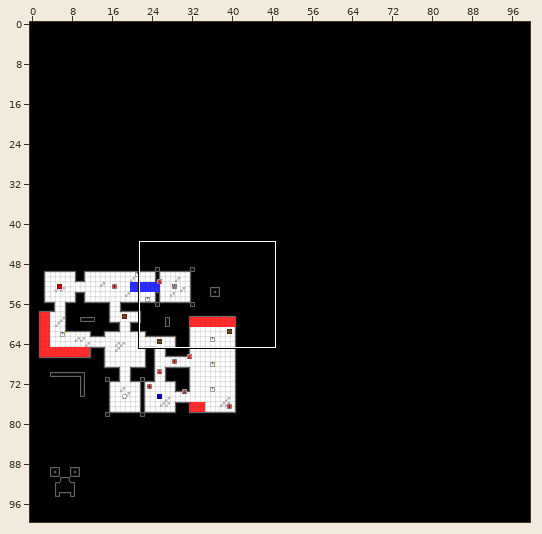
An edit to a level. Tiled map, Maps/Level-1.tmx. The picture above shows the old version from afar; the outline marks the close-up.
Close-up. First the earlier version:
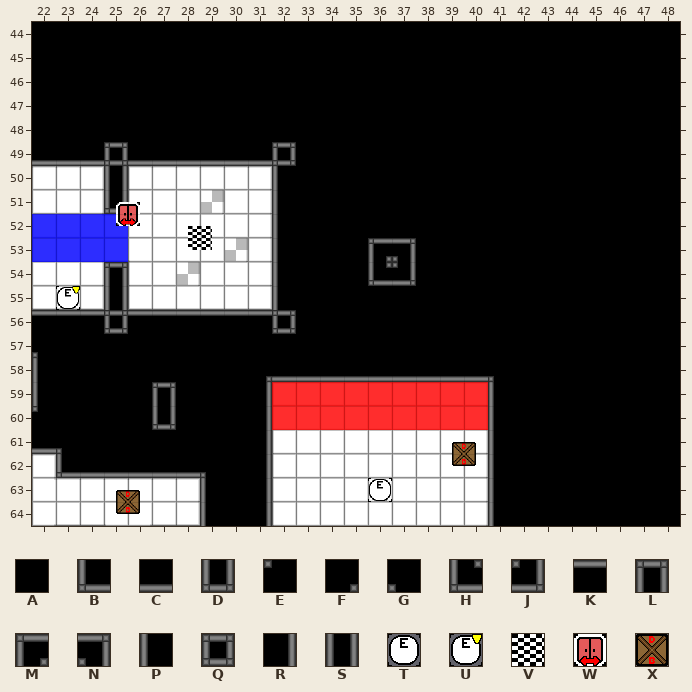
Cells are 32x32 px. Shown: x 22..48, y 44..64. The commit also changed other parts of the map, which this record leaves out.
Key: from "TIleMap": A 1, B 6, C 7, D 9, E 11, F 13, G 14, H 19, J 20, K 22, L 24, M 25, N 26, P 28, Q 29, R 30, S 31, T 181, U 197, V 236, W 240, X 255.
_ is an empty cell, # one hidden under a higher layer.
Objects are placed by their top-left corner, in cells (3,4 is the top-left corner of cell 3,4); size is 1x1 cell unless given.
Layers that did not change in this view are not listed.
Layer "Collisions" before, first column x 22:
44 AAAAAAAAAAAAAAAAAAAAAAAAAAA
45 AAAAAAAAAAAAAAAAAAAAAAAAAAA
46 AAAAAAAAAAAAAAAAAAAAAAAAAAA
47 AAAAAAAAAAAAAAAAAAAAAAAAAAA
48 AAAAAAAAAAAAAAAAAAAAAAAAAAA
49 ###########AAAAAAAAAAAAAAAA
50 ###########AAAAAAAAAAAAAAAA
51 ###########AAAAAAAAAAAAAAAA
52 ###########AAAAAAAAAAAAAAAA
53 ###########AAA##AAAAAAAAAAA
54 ###########AAA##AAAAAAAAAAA
55 ###########AAAAAAAAAAAAAAAA
56 ###########AAAAAAAAAAAAAAAA
57 #AAAAAAAAAAAAAAAAAAAAAAAAAA
58 #AAAAAAAA###########AAAAAAA
59 #AAAA#AAA###########AAAAAAA
60 #AAAA#AAA###########AAAAAAA
61 ##AAAAAAA###########AAAAAAA
62 ########A###########AAAAAAA
63 ########A###########AAAAAAA
64 ########A###########AAAAAAA
Layer "Tiles-2" before, first column x 22:
44 ___________________________
45 ___________________________
46 ___________________________
47 ___________________________
48 ___________________________
49 CCCQCCCCCCQ________________
50 ___S______P________________
51 ___D______P________________
52 __________P________________
53 __________P___MN___________
54 ___L______P___HJ___________
55 ___S______P________________
56 KKKQKKKKKKQ________________
57 G__________________________
58 P________FCCCCCCCCCG_______
59 P____L___R_________P_______
60 E____D___R_________P_______
61 CG_______R_________P_______
62 _BCCCCCG_R_________P_______
63 _______P_R_________P_______
64 _______P_R_________P_______
Objects on layer "Objects" before:
W at 25.5,51.5
V at 28.5,52.5
U at 23,55
X at 39.5,61.5
T at 36,63
X at 25.5,63.5
The result:
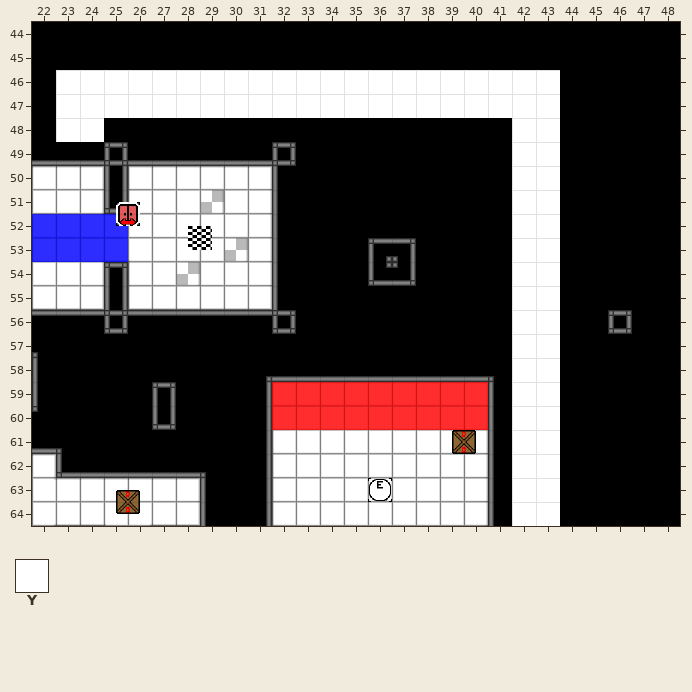
Further tiles: from "TIleMap": Y 0.
What changed:
Layer "Collisions":
y 46..47: x 23..43 AAAAAAAAAAAAAAAAAAAAA -> YYYYYYYYYYYYYYYYYYYYY
y 48: x 23..24 AA -> YY; x 42..43 AA -> YY
y 49..64: x 42..43 AA -> YY
Layer "Tiles-2":
y 56: x 46 _ -> Q
Layer "Objects":
changed: X at 39.5,61.5 -> X at 39.5,61
removed: U at 23,55
Boxes around the changes in both close-ups, in picture pixels (x1, y1, x2, y2):
changed: (56, 70, 560, 526)
added: (608, 310, 632, 334)
